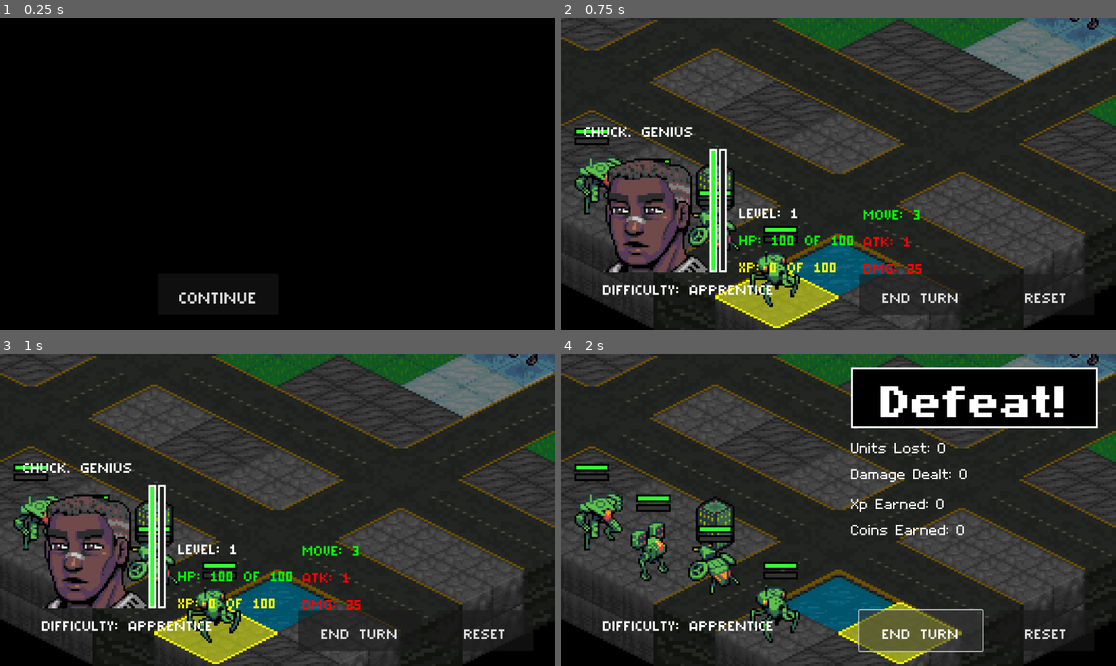
Above: before the commit, frames 1-4 (two rows, left to right).
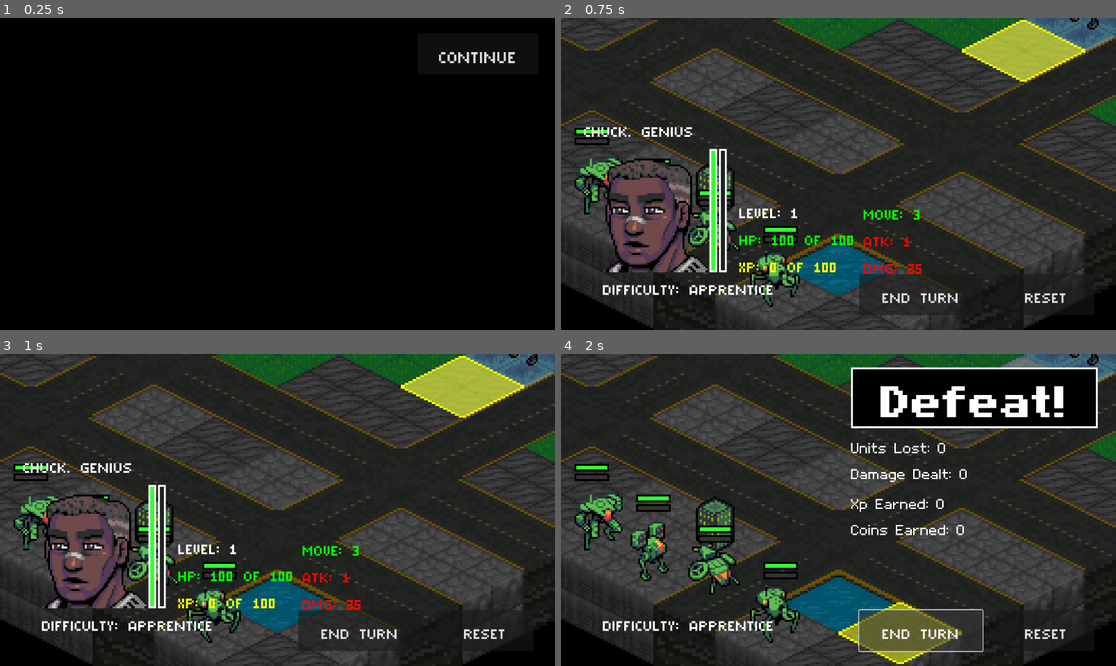
Above: after the commit, the same moments.

Repository: Tekknobot/Terrain
Game: Godot game, scene res://Scenes/RewardUpgrade.tscn
The game is run twice, just before and just after one commit, with the same random seed, the same clock (stepped at 60 frames per second) and the same inputs. This scene is started directly instead of the project's main scene.
Inputs:
- Up to frame 1 (0.25 s): no input
- Up to frame 2 (0.75 s): click "CONTINUE" at 0.5 s
- Up to frame 3 (1 s): no input
- Up to frame 4 (2 s): click "END TURN" at 1.25 s

The runs differ from the first frame. In frame 1, 0.6% of the frame differs, in the area x 32-93%, y 10-92%; in frame 2, 4.2%, in the area x 27-95%, y 0-100%; in frame 3, 4.1%; in frame 4, nothing differs.

Commit message:
Adjust splash logo and icon.

Diff:
--- a/Scenes/RewardUpgrade.tscn
+++ b/Scenes/RewardUpgrade.tscn
@@ -24,17 +24,14 @@
 
 [node name="Control" type="Control" parent="CanvasLayer"]
 layout_mode = 3
-anchors_preset = 7
-anchor_left = 0.5
-anchor_top = 1.0
-anchor_right = 0.5
-anchor_bottom = 1.0
-offset_left = -248.0
-offset_top = -117.0
-offset_right = -248.0
-offset_bottom = -117.0
-grow_horizontal = 2
-grow_vertical = 0
+anchors_preset = 1
+anchor_left = 1.0
+anchor_right = 1.0
+offset_left = -285.0
+offset_top = 32.0
+offset_right = -285.0
+offset_bottom = 32.0
+grow_horizontal = 0
 
 [node name="VBoxContainer" type="VBoxContainer" parent="CanvasLayer/Control"]
 offset_right = 200.0
Binary file changed: Icon/mek.png
Binary file changed: Icon/pizzza-logo.png
